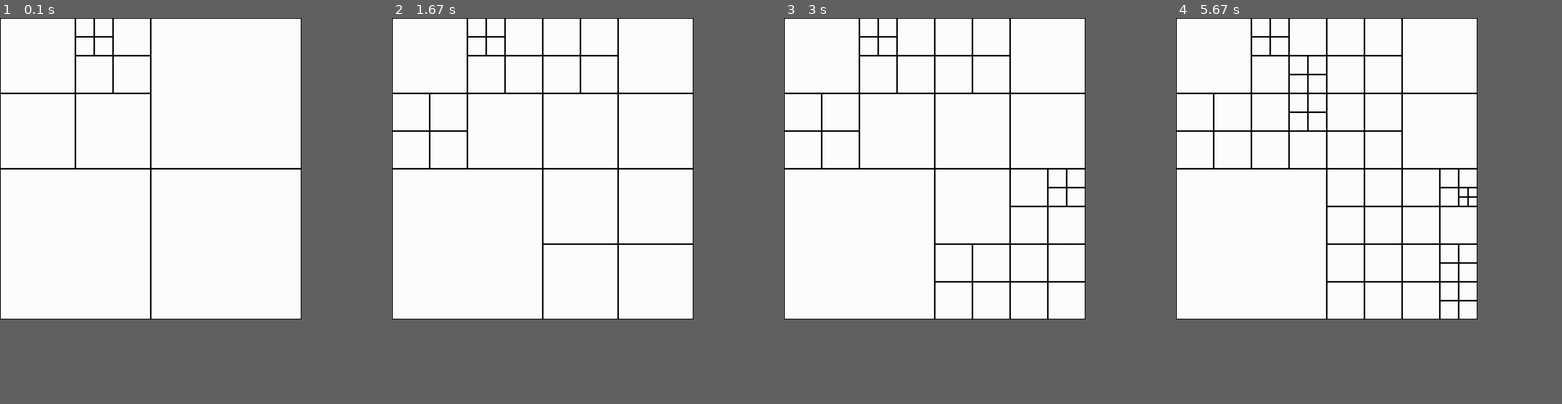
Above: before the commit, frames 1-4 (left to right).
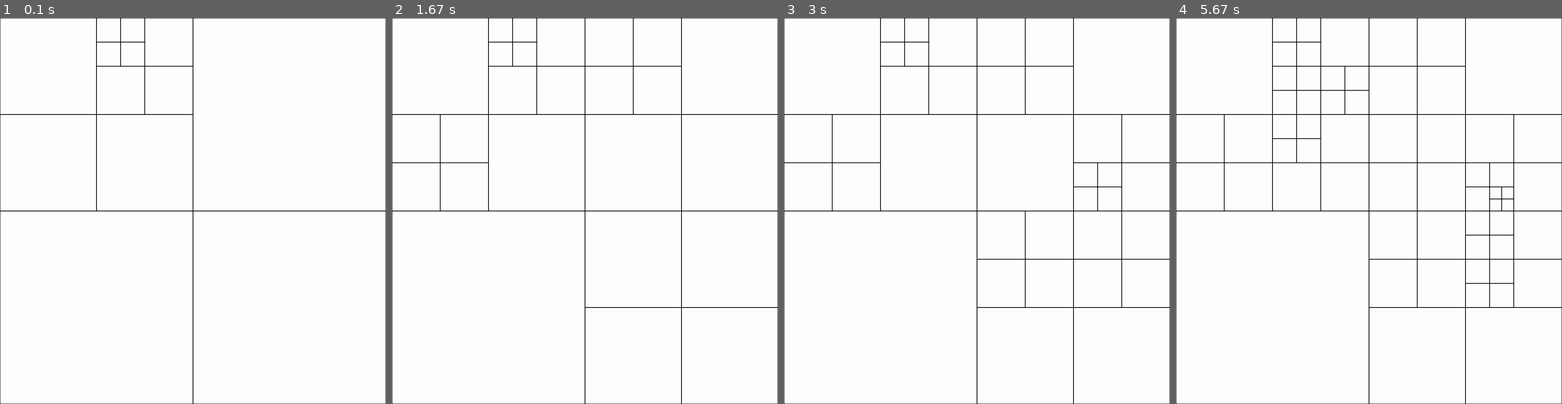
Above: after the commit, the same moments.

Repository: dannystaple/PythonSubdivision
Game: pygame game, started from pygame_subdiv.py
Same seed, same stepped clock (60 frames per second), same inputs: the game is played once before the commit and once after it. The source is Python 2; it was converted automatically to run under Python 3.
Inputs (mouse positions are in pixels of both pictures, inside the frame that each line leads up to):
- Up to frame 1 (0.1 s): no input
- Up to frame 2 (1.67 s): click (585, 211) at 0.38 s; click (465, 153) at 0.72 s; click (642, 75) at 1.05 s; click (592, 79) at 1.38 s
- Up to frame 3 (3 s): click (980, 253) at 1.72 s; click (1077, 272) at 2.05 s; click (1077, 176) at 2.38 s; click (1115, 180) at 2.72 s
- Up to frame 4 (5.67 s): click (1504, 284) at 3.05 s; click (1384, 195) at 3.38 s; click (1284, 141) at 3.72 s; click (1473, 253) at 4.05 s; click (1307, 87) at 4.38 s; click (1504, 207) at 4.72 s; click (1295, 118) at 5.05 s; click (1345, 95) at 5.38 s
In our replay, the window is 703x703 before the commit and 900x900 after it. These sizes can differ from the game's own. Grey fills any space a smaller window leaves; there, only what the larger window draws over its background counts as a difference.

The runs differ from the first frame. In frame 1, 3.3% of the frame differs, in the area x 0-100%, y 0-100%; in frame 2, 5.1%; in frame 3, 6.3%; in frame 4, 8.0%.

Commit message:
Will now load based on an argument for a filename. When saved - it should save out to the same filename

Diff:
--- a/pygame_subdiv.py
+++ b/pygame_subdiv.py
@@ -2,7 +2,6 @@
 
 black = 0, 0, 0
 white = 0xff, 0xff, 0xff
-
 
 class Node:
     def __init__(self):
@@ -37,22 +36,23 @@
 class Game:
     def __init__(self):
         self._reset()
-        self._width, self._height = 800, 800
+        self._width, self._height = 1024, 1024
+        test_tree(self._tree.getRoot())
 
     def _reset(self):
         self._lastChanged = None
         self._tree = Tree()
         self._squares = None
+        self._fileName = "test.tree"
 
     def run(self):
         self._init_screen()
-        test_tree(self._tree.getRoot())
         self._tree_to_squares()
         # self._tree_to_render_tree()
         while True:
             for event in pygame.event.get():
                 if event.type == pygame.QUIT: sys.exit()
-                if event.type == pygame.MOUSEBUTTONDOWN: self.handle_click_at(pygame.mouse.get_pos())
+                if event.type == pygame.MOUSEBUTTONDOWN: self.handle_click_at(pygame.mouse.get_pos(), event.button)
                 if event.type == pygame.KEYDOWN: self.handle_key(event.key)
             self._update_display()
 
@@ -75,15 +75,26 @@
                     _get_squares_for_node(subNodes[2], x, y + hheight, hwidth, hheight) +
                     _get_squares_for_node(subNodes[3], x + hwidth, y + hheight, hwidth, hheight))
             else:
-                return [[x, y, width,height]]
+                return [[x, y, width, height]]
         self._squares = _get_squares_for_node(self._tree.getRoot(), 0, 0, self._width, self._height)
 
     def _update_display(self):
         self._screen.fill(white)
         # render squares from tree
         for square in self._squares:
-            pygame.draw.rect(self._screen, black, square, 2)
+            pygame.draw.rect(self._screen, black, square, 1)
         pygame.display.flip()
+
+    def load_file(self, filename):
+        self._lastChanged = None
+        self._fileName = filename
+        with open(filename) as fp:
+            self._tree = pickle.load(fp)
+        self._tree_to_squares()
+
+    def save_file(self):
+        with open(self._fileName,"w") as fp:
+            pickle.dump(self._tree, fp)
 
     def handle_key(self, key):
         """Handle keypresses"""
@@ -95,19 +106,15 @@
             self._reset()
             self._tree_to_squares()
         if chr(key) == 's':
-            with open("test.tree","w") as fp:
-                pickle.dump(self._tree, fp)
+            self.save_file()
         if chr(key) == 'l':
-            self._lastChanged = None
-            with open("test.tree") as fp:
-                self._tree = pickle.load(fp)
-            self._tree_to_squares()
+            self.load_file("test.tree")
         if chr(key) == 'u' and self._lastChanged:
             self._lastChanged.clearSubNodes()
             self._tree_to_squares()
             self._lastChanged = None
 
-    def handle_click_at(self, pos):
+    def handle_click_at(self, pos, button):
         """Given a click at an x,y tuple (pos) it should subdivide the node it landed on"""
         x,y = pos
         node = None
@@ -137,13 +144,16 @@
                     print "Using 4th sn"
                     sy += h
                     newNode = node.subNodes()[3]
-        newNode.subDivide()
-        self._lastChanged = newNode
-        self._tree_to_squares()
-
-    # def mouse_func(self):
-    #     use boundaries to find square that got clicked
-    #     subdivide the square (update tree and squares tree)
+        if button == 1:
+            newNode.subDivide()
+            self._lastChanged = newNode
+            self._tree_to_squares()
+        if button == 2:
+            node.clearSubNodes()
+            self._tree_to_squares()
 
 if __name__ == '__main__':
-    Game().run()
+    g = Game()
+    if len(sys.argv) > 1:
+        g.load_file(sys.argv[1])
+    g.run()
